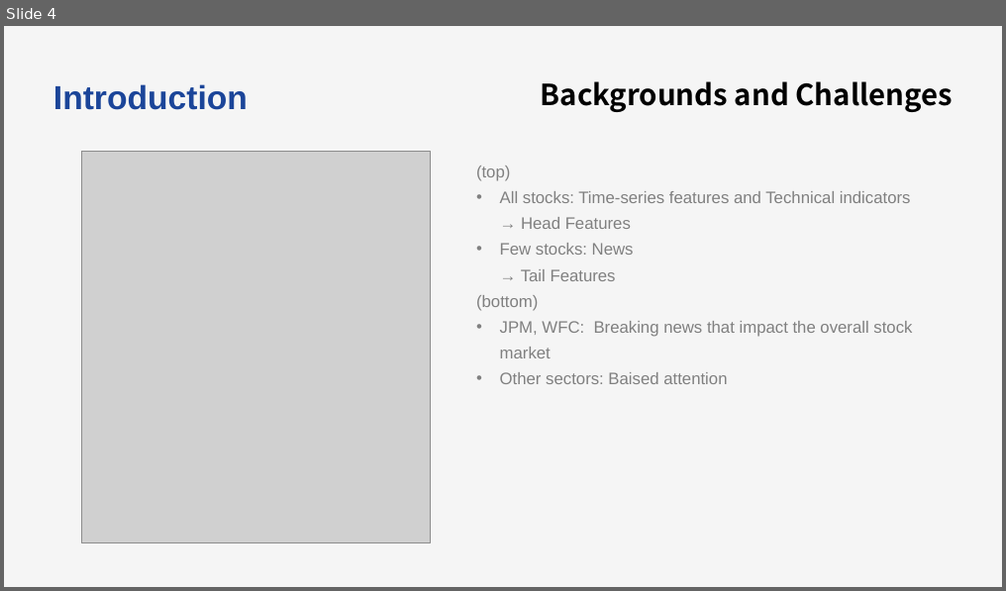
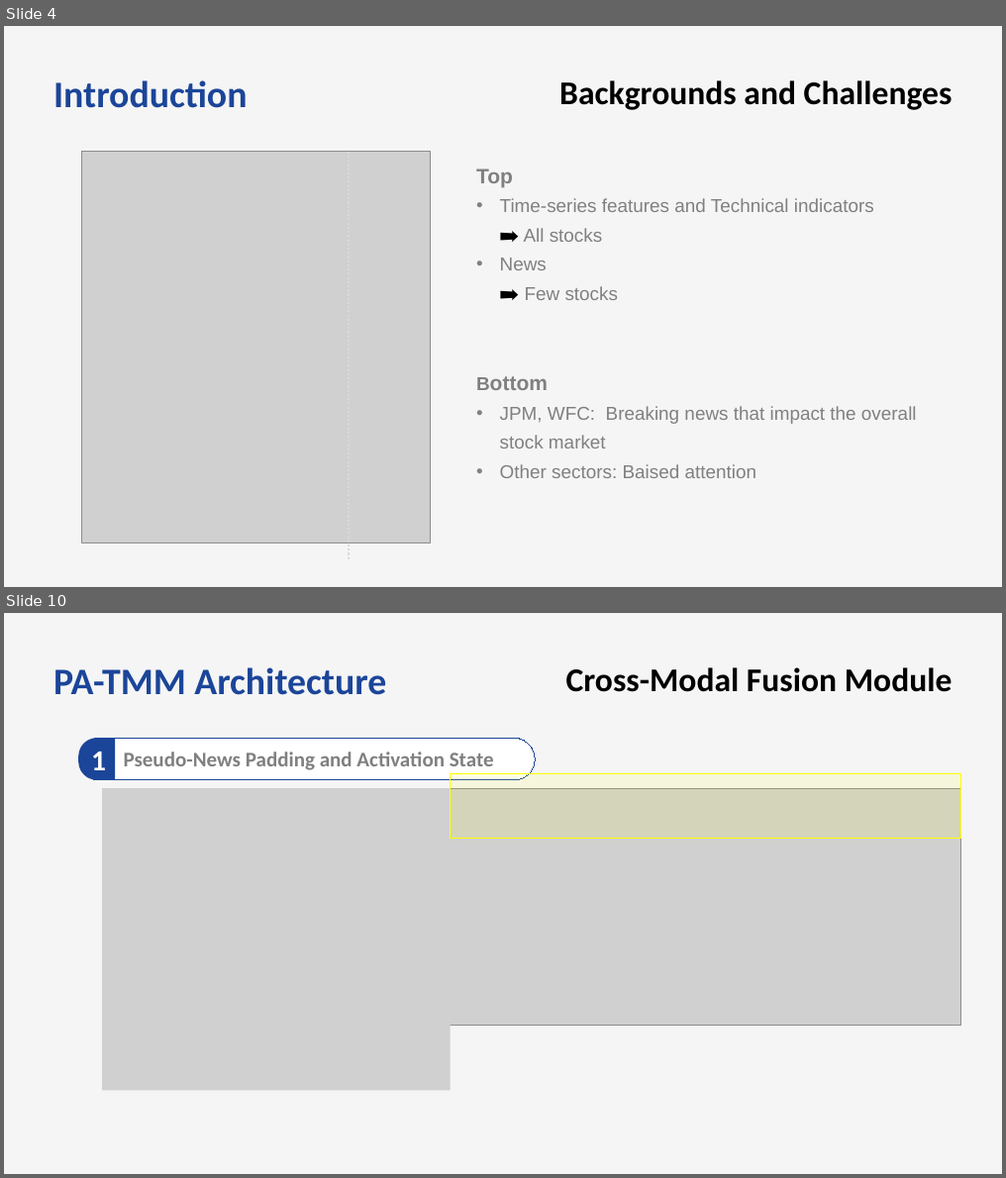
Before and after one commit to bts1991/study, a slide deck: 논문 Review/Others/paper_review.pptx. Shown one above the other, each under a label of ours: slide 4 before the commit, slides 4 and 10 after it; the slides between them are not shown. The pictures are 1006x591 and 1006x1178 pixels, drawn with LibreOffice and Linux fonts; fonts in the diff are those of the drawing; grey boxes stand for pictures. Boxes give left, top, right and bottom in pixels: in the first picture for what was removed or moved away, otherwise in the second. Text is boxed around its words. In the diff, an @@ line names an element or a change of style, - is before the commit and + after.

```diff
--- a/논문 Review/Others/paper_review.pptx
+++ b/논문 Review/Others/paper_review.pptx
@@ slide 10 added at bbox=[4, 613, 1002, 1174], background #F5F5F5 @@
@@ text added at bbox=[54, 667, 386, 695], 36 pt, text #1B4599, bold @@
+PA-TMM Architecture
@@ text added at bbox=[566, 667, 952, 692], 32 pt, text #000000, bold @@
+Cross-Modal Fusion Module
@@ round same rect added at bbox=[78, 739, 115, 780], fill #1B4599, 28 pt, text #FFFFFF, bold @@
+1
@@ rounded rectangle added at bbox=[79, 738, 535, 780], fill #FFFFFF, outline #1B4599 0.75 pt, 20 pt, text #808080, bold @@
+Pseudo-News Padding and Activation State
@@ picture added at bbox=[102, 788, 450, 1090] @@
@@ picture added at bbox=[429, 788, 960, 1026] @@
@@ rectangle added at bbox=[450, 774, 960, 839], fill #FFFF00 at 10% opacity, outline #FFFF00 0.75 pt @@
@@ slide 4 changed as well @@
@@ text "Introduction" at bbox=[54, 80, 247, 108]: size 32 to 36 pt, font Arial to Calibri @@
@@ text "Backgrounds and Challenges": place and size @@
-text "Backgrounds and Challenges" at bbox=[541, 81, 952, 112]
+text "Backgrounds and Challenges" at bbox=[559, 80, 952, 110]
@@ text "Backgrounds and Challenges" at bbox=[559, 80, 952, 110]: size 28 to 32 pt, font Noto Sans CJK KR to Calibri @@
@@ line added from (349, 152) to (349, 562), #D9D9D9 2 pt dashed @@
@@ text at bbox=[476, 169, 874, 300]: text changed; size 16 to 18 pt @@
-  (top)
-  • All stocks: Time-series features and Technical indicators
-    → Head Features
-  • Few stocks: News
-    → Tail Features
-  (bottom)
+  Top
+  • Time-series features and Technical indicators
+    ➡️ All stocks
+  • News
+    ➡️ Few stocks
+  Bottom
@@ text at bbox=[500, 406, 917, 478]: size 16 to 18 pt in "JPM, WFC: Breaking news that impact the ...", "Other sectors: Baised attention" @@
```
Also in this commit, not shown: 3 other slides changed, 9 other slides added, 1 slide removed, 1 other file.
